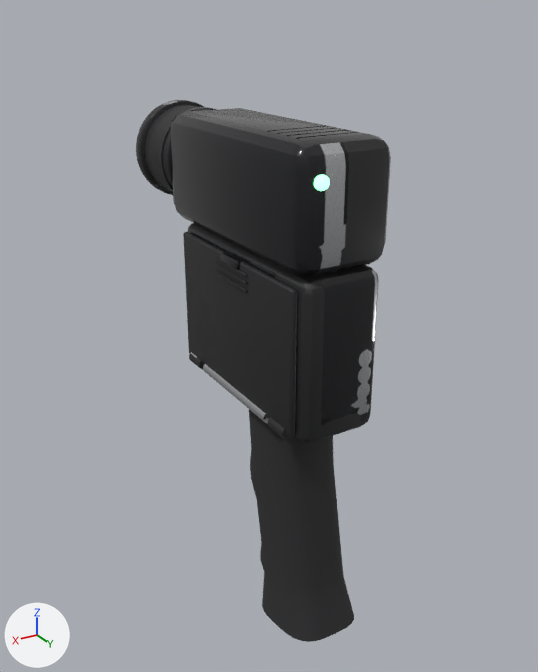
Two versions of the glTF model art/props/export/TapePlayer.glb, one commit apart.
Rendered twice from a 50 mm camera at (0.495, 0.813, 0.381) aimed at (-0.019, -0.044, -0.047). Every picture has the same lights, and +X, +Y and +Z are marked at lower left. The older version comes first. Vertices at exactly the same position are counted once.

Names of what the first picture shows: 'Body', 'Door', 'Handle' and 1 more.
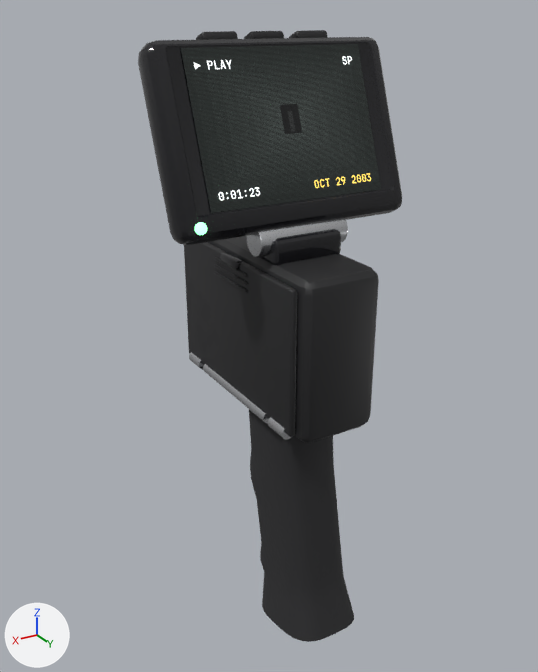
Where the newer file only moved an object's origin or applied its transform, the numbers keep the older frame.

Changed parts and their boxes [x1, y1, x2, y2] in the pictures (538 x 672 px):
'Body', reshaped (20% taller): before [136, 100, 391, 443]; after [138, 30, 402, 443]
'Screen', added: after [181, 44, 381, 213]
part 1 of me_body, added: after [138, 37, 402, 245]
part 2 of me_body, added: after [246, 218, 348, 257]
part 3 of me_body, added: after [289, 30, 327, 38]
part 4 of me_body, added: after [244, 31, 284, 39]
part 5 of me_body, added: after [196, 31, 238, 40]
part 6 of me_body, added: after [259, 229, 341, 265]
part 7 of me_body, deleted: before [136, 100, 204, 195]
part 8 of me_body, deleted: before [145, 105, 209, 192]
part 9 of me_body, deleted: before [159, 107, 217, 191]
part 10 of me_body, deleted: before [170, 108, 391, 276]
part 11 of me_body, surface changed: before [187, 223, 379, 440]; after [189, 236, 379, 440]

The change, as a diff of the scene's bpy script:
```diff
--- a/art/props/export/TapePlayer.glb.py
+++ b/art/props/export/TapePlayer.glb.py
@@ img_screen_playback @@
+img_screen_playback = load_image('screen_playback', '_unpacked/screen_playback', 512, 384, 'sRGB')
@@ mat_m_screen @@
+mat_m_screen = bpy.data.materials.new('M_Screen')
+# uses the picture img_screen_playback
@@ me_body @@
 # used by ob_body; location = (0.0, -0.062, 0.054)
-me_body.from_pydata(...)  # 1624 vertices, 3182 faces; spans x -0.073..0.073, y -0.225..0.225, z -0.209..0.209
+me_body.from_pydata(...)  # 1450 vertices, 2826 faces; spans x -0.163..0.163, y -0.101..0.225, z -0.209..0.31
+# me_body part 1: a new loose piece of 170 vertices spanning x -0.163..0.163, y 0.023..0.134, z 0.083..0.302, in mat_m_tape_player_body
+# me_body part 2: a new loose piece of 120 vertices spanning x -0.064..0.064, y 0.101..0.139, z 0.058..0.096, in mat_m_tape_player_body
+# me_body part 3: a new loose piece of 96 vertices spanning x -0.087..-0.041, y 0.027..0.05, z 0.294..0.31, in mat_m_tape_player_body
+# me_body part 4: a new loose piece of 96 vertices spanning x -0.023..0.023, y 0.027..0.05, z 0.294..0.31, in mat_m_tape_player_body
+# me_body part 5: a new loose piece of 96 vertices spanning x 0.041..0.087, y 0.027..0.05, z 0.294..0.31, in mat_m_tape_player_body
+# me_body part 6: a new loose piece of 96 vertices spanning x -0.05..0.05, y 0.091..0.149, z 0.048..0.083, in mat_m_tape_player_body
+# me_body part 7: the loose piece of 320 vertices spanning x -0.073..0.073, y -0.225..-0.205, z 0.063..0.209 is deleted
+# me_body part 8: the loose piece of 240 vertices spanning x -0.067..0.067, y -0.206..-0.119, z 0.069..0.203 is deleted
+# me_body part 9: the loose piece of 80 vertices spanning x -0.069..0.069, y -0.144..-0.135, z 0.066..0.205 is deleted
+# me_body part 10
+# 144 vertices are removed from x -0.067..0.067, y -0.125..0.225, z 0.054..0.206
+# 284 faces are deleted
+# me_body part 11: 1502 kept faces spanning x -0.057..0.069, y -0.101..0.225, z -0.209..0.054 get new texture (UV) coordinates
+# other edits to the shape of me_body do not show in these pictures
 me_body.materials.append(mat_m_tape_player_body)
@@ me_screen @@
+me_screen.from_pydata(...)  # 4 vertices, 2 faces; spans x -0.122..0.122, y -0.031..0.031, z -0.086..0.086
+me_screen.materials.append(mat_m_screen)
@@ ob_screen @@
+ob_screen = bpy.data.objects.new('Screen', me_screen)
+ob_screen.location = (0.0, 0.034, 0.262)
```
